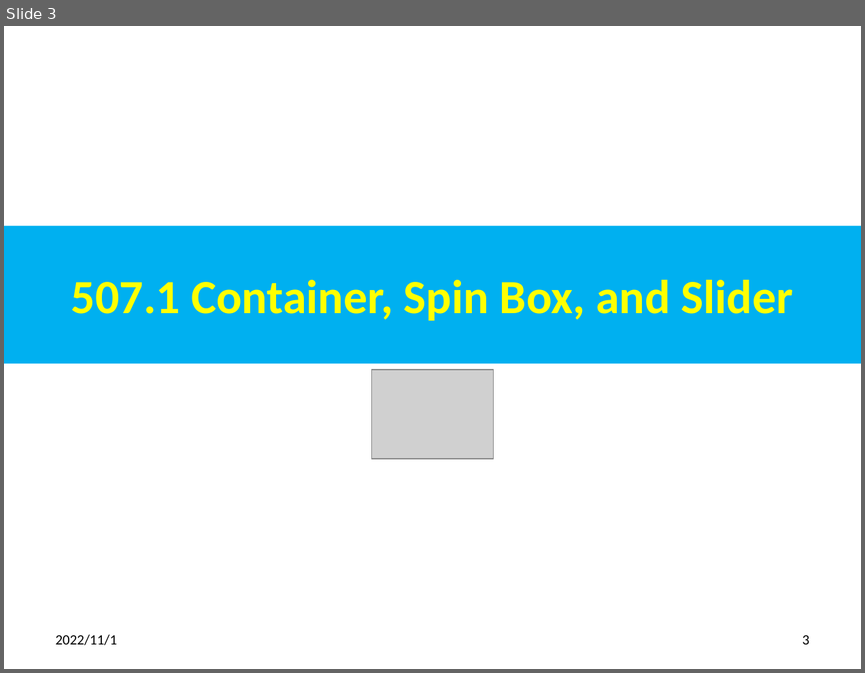
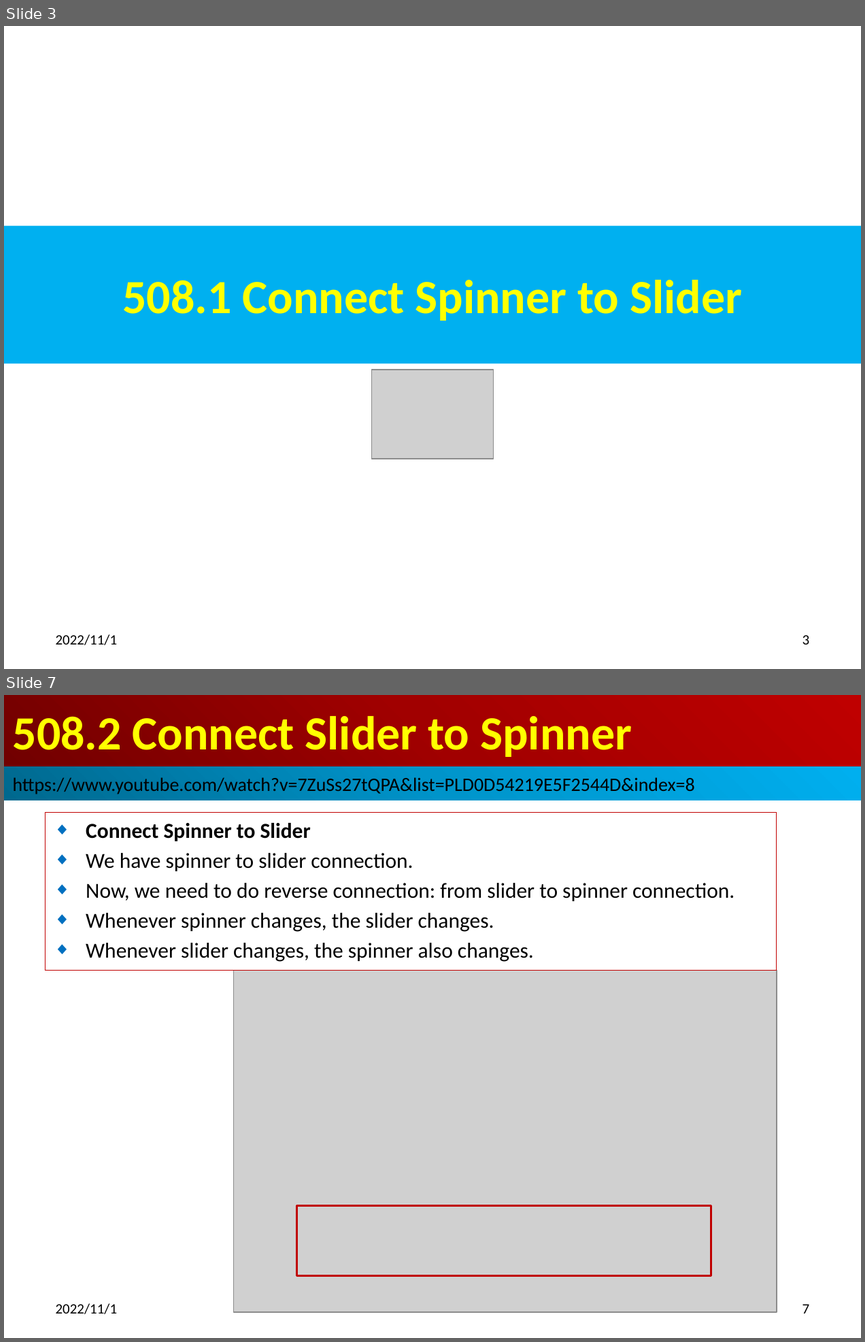
Before and after one commit to peterhchen/012_Qt, a slide deck: 508_Sync_Widgets_Layout.pptx. Shown one above the other, each under a label of ours: slide 3 before the commit, slides 3 and 7 after it; the slides between them are not shown. The pictures are 865x673 and 865x1342 pixels, drawn with LibreOffice and Linux fonts; fonts in the diff are those of the drawing; grey boxes stand for pictures. Boxes give left, top, right and bottom in pixels: in the first picture for what was removed or moved away, otherwise in the second. Text is boxed around its words. In the diff, an @@ line names an element or a change of style, - is before the commit and + after.

```diff
--- a/508_Sync_Widgets_Layout.pptx
+++ b/508_Sync_Widgets_Layout.pptx
@@ slide 7 added at [4, 695, 861, 1338], background #FFFFFF @@
@@ title added at [4, 695, 861, 767], fill gradient #720000 to #A20000 to #C00000, 40 pt, text #FFFF00, bold @@
+508.2 Connect Slider to Spinner
@@ rectangle added at [4, 767, 861, 800], fill gradient #00688E to #0094CA to #00B0F0, 16 pt, text #000000 @@
+https://www.youtube.com/watch?v=7ZuSs27tQPA&list=PLD0D54219E5F2544D&index=8
@@ subtitle added at [45, 813, 777, 971], outline #C00000 0.75 pt, 18 pt, text #000000 @@
+◆ Connect Spinner to Slider
+◆ We have spinner to slider connection.
+◆ Now, we need to do reverse connection: from slider to spinner connection.
+◆ Whenever spinner changes, the slider changes.
+◆ Whenever slider changes, the spinner also changes.
@@ picture added at [234, 970, 777, 1312] @@
@@ rectangle added at [297, 1205, 712, 1275], outline #C00000 2 pt @@
@@ text added at [56, 1303, 118, 1314], 12 pt, text #000000 @@
+2022/11/1
@@ page number added at [802, 1304, 810, 1313], 12 pt, text #000000 @@
+7
@@ slide 3 changed as well @@
@@ title at [122, 280, 742, 320]: text changed @@
-507.1 Container, Spin Box, and Slider
+508.1 Connect Spinner to Slider
```
Also in this commit, not shown: 5 other slides changed, 11 other slides added, 4 slides removed, 1 other file.
